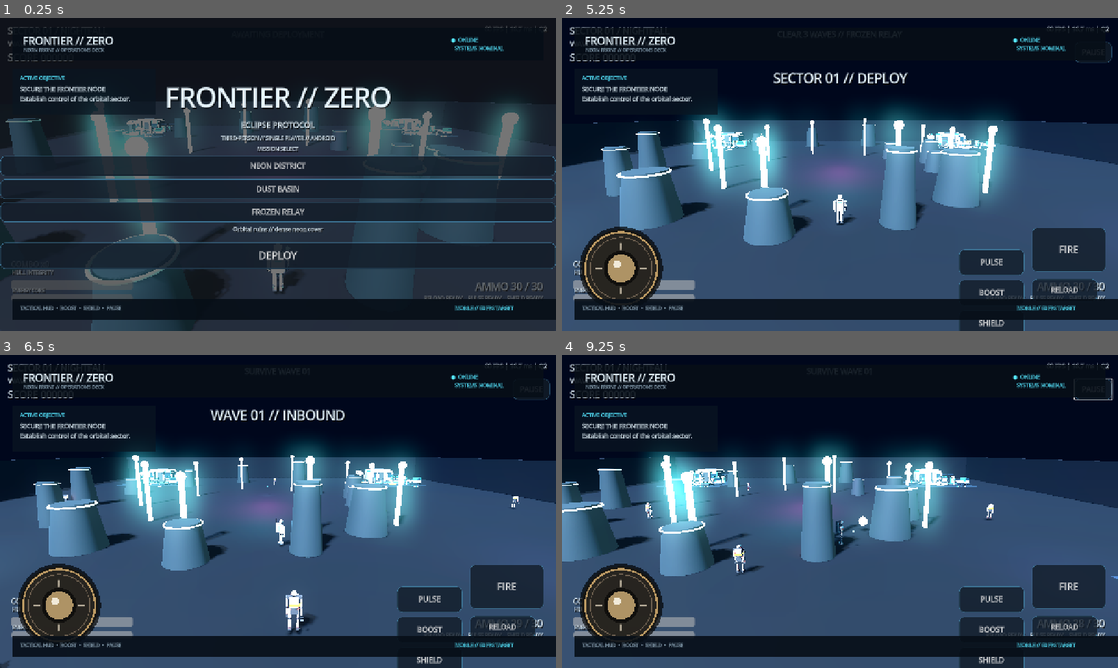
Above: before the commit, frames 1-4 (two rows, left to right).
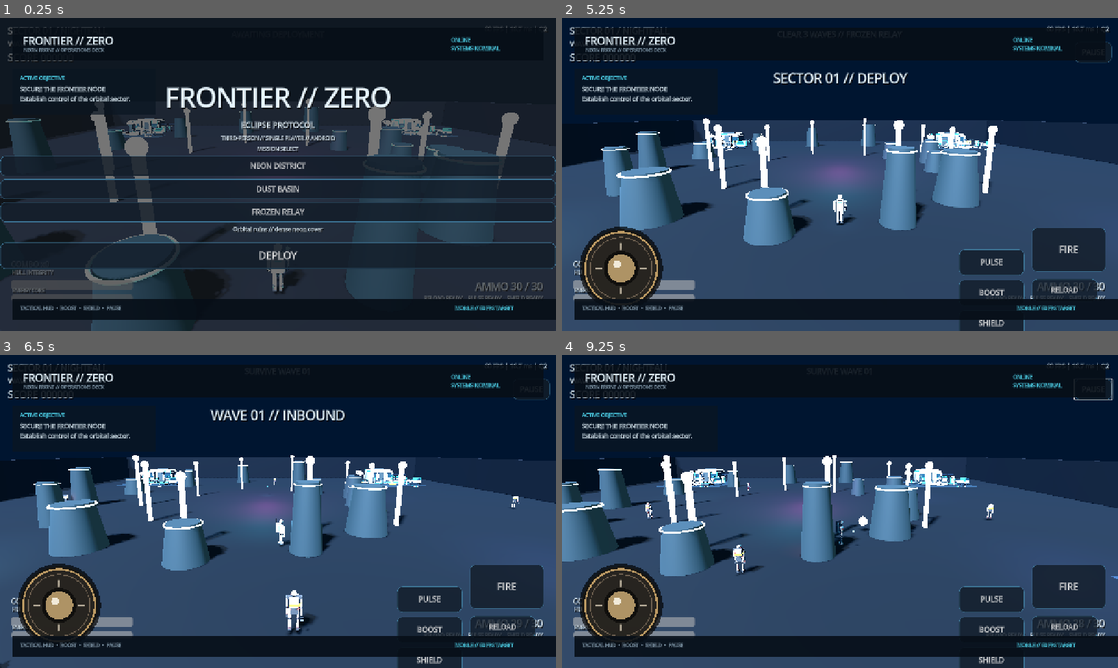
Above: after the commit, the same moments.

Repository: TomasThrawat/Hyouka-AAA-Style-3D-Godot-Android
Game: Godot game, scene res://Main.tscn
Same seed, same stepped clock (60 frames per second), same inputs: the game is played once before the commit and once after it.
Inputs (mouse positions are in pixels of both pictures, inside the frame that each line leads up to):
- Up to frame 1 (0.25 s): no input
- Up to frame 2 (5.25 s): click "NEON DISTRICT" at 0.5 s; click "[ SELECTED ] NEON DISTRICT" at 1.25 s; click "DUST BASIN" at 2 s; click "[ SELECTED ] DUST BASIN" at 2.75 s; click "FROZEN RELAY" at 3.5 s; click "[ SELECTED ] FROZEN RELAY" at 4.25 s; click "DEPLOY" at 5 s
- Up to frame 3 (6.5 s): tap Enter (ui_accept) at 5.75 s; drag from (61, 605) to (333, 442) at 5.77 s
- Up to frame 4 (9.25 s): drag from (728, 527) to (812, 574) at 6.52 s; click "FIRE" at 7.25 s; move the mouse to (895, 442) at 8.02 s; hold Right (ui_right) 8.03-8.75 s; drag from (812, 574) to (673, 464) at 8.77 s

The runs differ from the first frame. In frame 1, 3.7% of the frame differs, in the area x 14-95%, y 6-84%; in frame 2, 7.7%, in the area x 21-91%, y 6-60%; in frame 3, 6.5%; in frame 4, 7.3%.

Commit message:
fix: harden visual overhaul for Android compatibility

Diff:
--- a/visual_overhaul.gd
+++ b/visual_overhaul.gd
@@ -26,7 +26,6 @@
         env_node.environment = env
     env.background_mode = Environment.BG_COLOR
     env.background_color = BG
-    env.background_energy_multiplier = 0.8
     env.ambient_light_source = Environment.AMBIENT_SOURCE_COLOR
     env.ambient_light_color = Color("19314a")
     env.ambient_light_energy = 0.72
@@ -34,15 +33,10 @@
     env.fog_light_color = Color("172b46")
     env.fog_light_energy = 0.55
     env.fog_density = 0.006
-    env.fog_sky_affect = 0.35
     env.adjustment_enabled = true
     env.adjustment_brightness = 1.03
     env.adjustment_contrast = 1.08
     env.adjustment_saturation = 1.05
-    env.glow_enabled = true
-    env.glow_intensity = 0.72
-    env.glow_bloom = 0.18
-    env.glow_hdr_threshold = 1.2
 
     if get_node_or_null("KeyLight") == null:
         var key := DirectionalLight3D.new()
@@ -157,7 +151,7 @@
 
     var status := Label.new()
     status.position = Vector2(1010, 18)
-    status.text = "●  ONLINE\n   SYSTEMS NOMINAL"
+    status.text = "ONLINE\nSYSTEMS NOMINAL"
     status.add_theme_color_override("font_color", CYAN)
     status.add_theme_font_size_override("font_size", 12)
     top.add_child(status)
